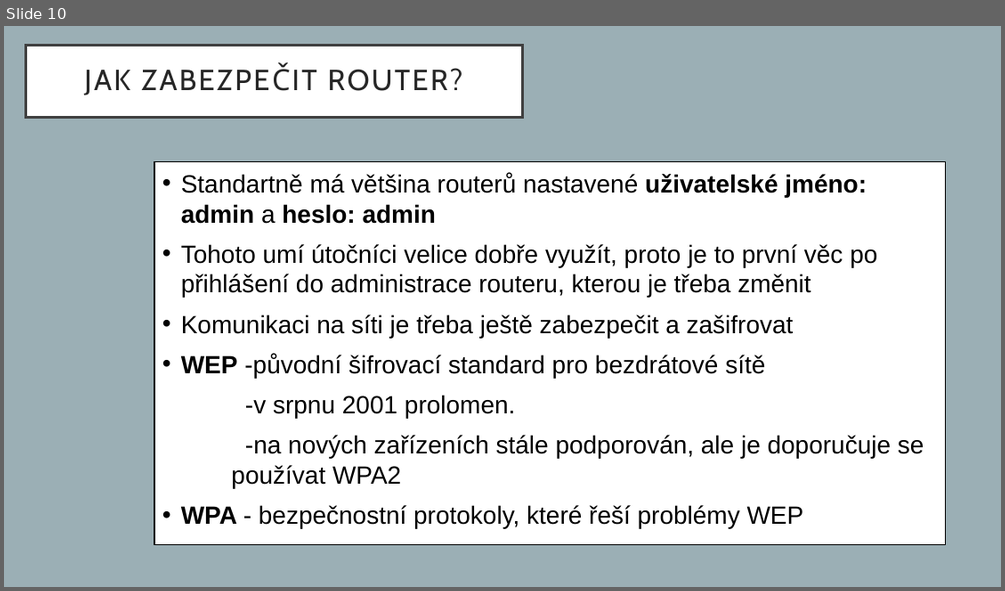
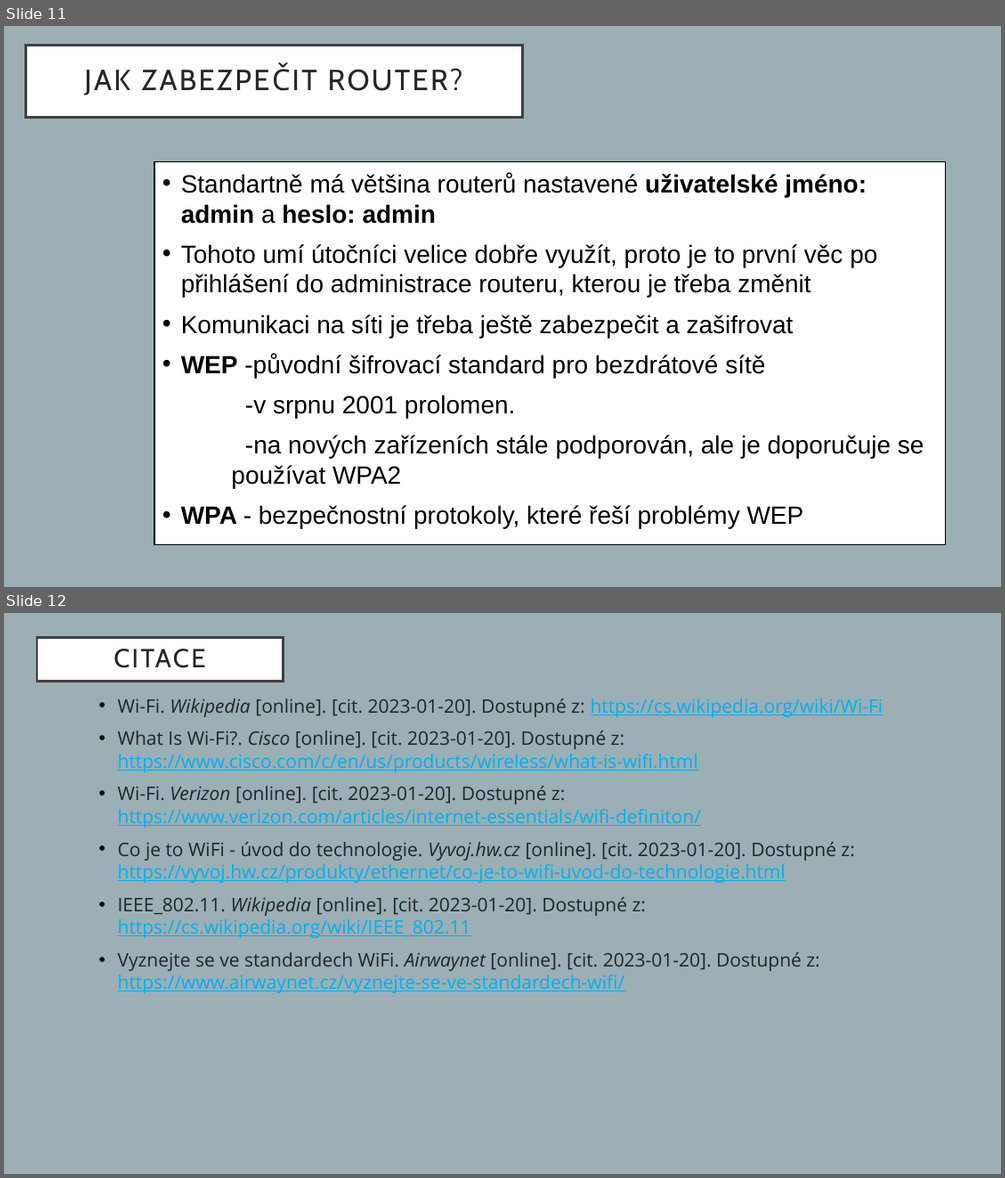
Before and after one commit to proch4zkov4/prezentace-wifi, a slide deck: prochazkova.pptx. Shown one above the other, each under a label of ours: slide 10 before the commit, slides 11 and 12 after it. The pictures are 1005x591 and 1005x1178 pixels, drawn with LibreOffice and Linux fonts; fonts in the diff are those of the drawing. Boxes give left, top, right and bottom in pixels: in the first picture for what was removed or moved away, otherwise in the second. Text is boxed around its words. In the diff, an @@ line names an element or a change of style, - is before the commit and + after.

```diff
--- a/prochazkova.pptx
+++ b/prochazkova.pptx
@@ slide 12 added at bbox=[4, 613, 1001, 1174], background #9BAFB5 @@
@@ title added at bbox=[37, 638, 283, 682], fill #FFFFFF, outline #404040 2.5 pt, 25.2 pt, text #262626 @@
+CITACE
@@ text added at bbox=[118, 698, 883, 993], 18 pt, text #212529 @@
+• Wi-Fi. Wikipedia [online]. [cit. 2023-01-20]. Dostupné z: https://cs.wikipedia.org/wiki/Wi-Fi
+• What Is Wi-Fi?. Cisco [online]. [cit. 2023-01-20]. Dostupné z: https://www.cisco.com/c/en/us/products/wireless/what-is-wifi.html
+• Wi-Fi. Verizon [online]. [cit. 2023-01-20]. Dostupné z: https://www.verizon.com/articles/internet-essentials/wifi-definiton/
+• Co je to WiFi - úvod do technologie. Vyvoj.hw.cz [online]. [cit. 2023-01-20]. Dostupné z: https://vyvoj.hw.cz/produkty/ethernet/co-je-to-wifi-uvod-do-technologie.html
+• IEEE_802.11. Wikipedia [online]. [cit. 2023-01-20]. Dostupné z: https://cs.wikipedia.org/wiki/IEEE_802.11
+• Vyznejte se ve standardech WiFi. Airwaynet [online]. [cit. 2023-01-20]. Dostupné z: https://www.airwaynet.cz/vyznejte-se-ve-standardech-wifi/
@@ what was slide 10 is now slide 11 @@
```
Also in this commit, not shown: 3 slides changed, 1 other slide added, 2 slides removed.
